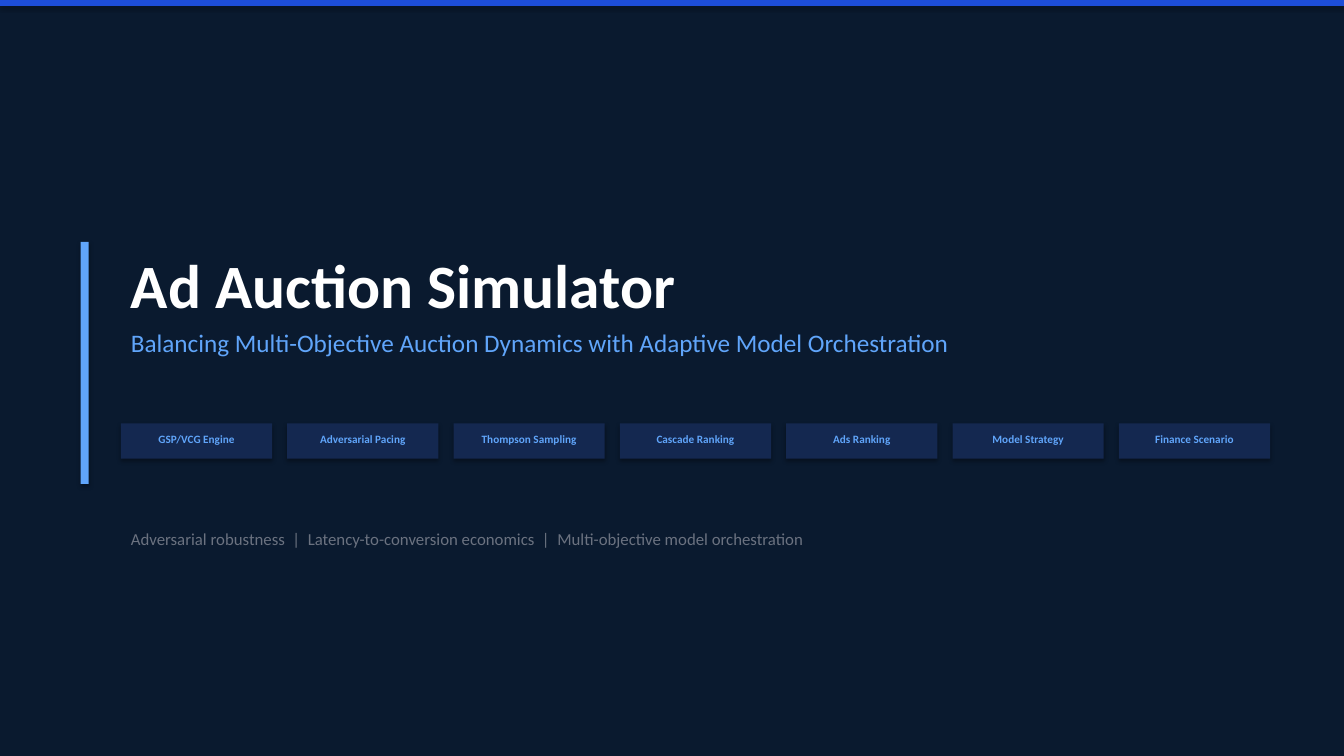
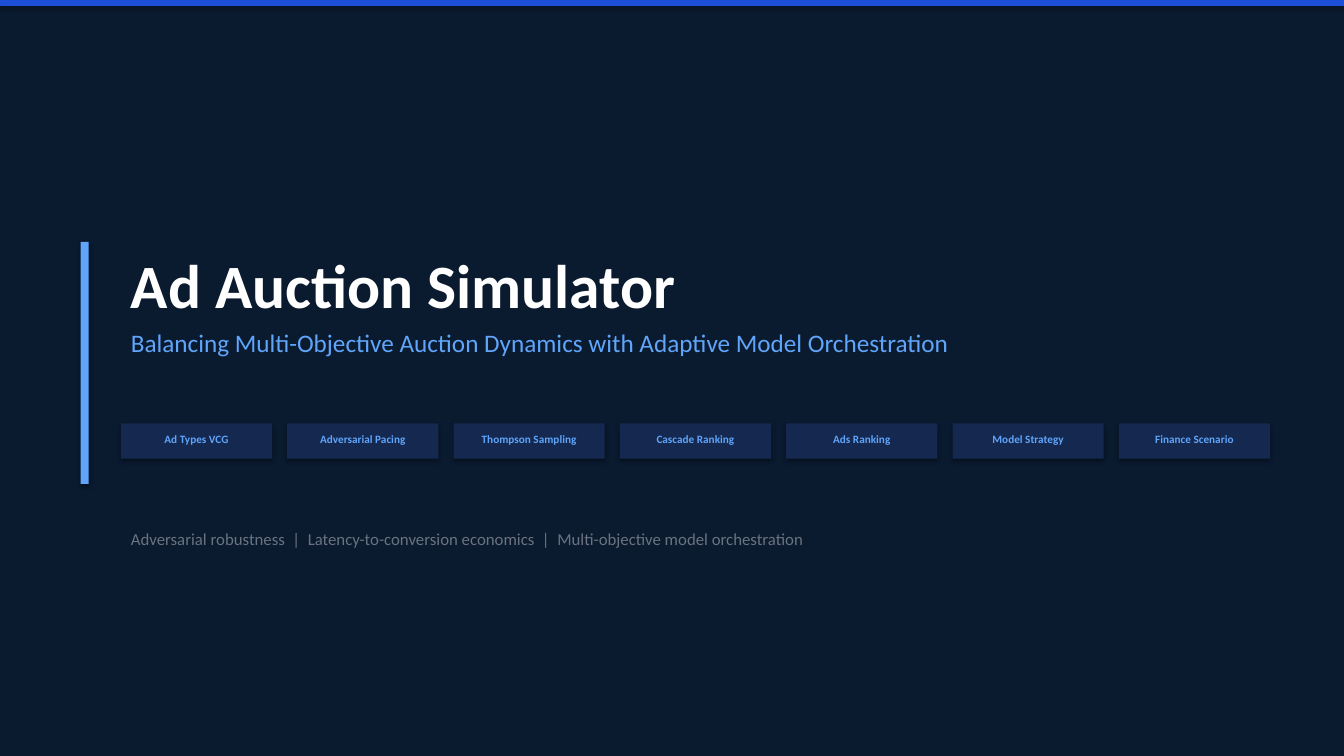
Before and after one commit to yunycao/202602_ad_auction_simulator, a slide deck: slide 1 of Ad_Auction_Simulator_Dashboard.pptx. Drawn at 1344x756 pixels with LibreOffice and Linux fonts; fonts in the diff are those of the drawing. Boxes give left, top, right and bottom in pixels: in the first picture for what was removed or moved away, otherwise in the second. Text is boxed around its words. In the diff, an @@ line names an element or a change of style, - is before the commit and + after.

```diff
--- a/Ad_Auction_Simulator_Dashboard.pptx
+++ b/Ad_Auction_Simulator_Dashboard.pptx
@@ text at (164,435,228,445): text changed @@
-GSP/VCG Engine
+Ad Types VCG
```
Also in this commit, not shown: 1 other slide changed, 1 slide added, 6 other files.
